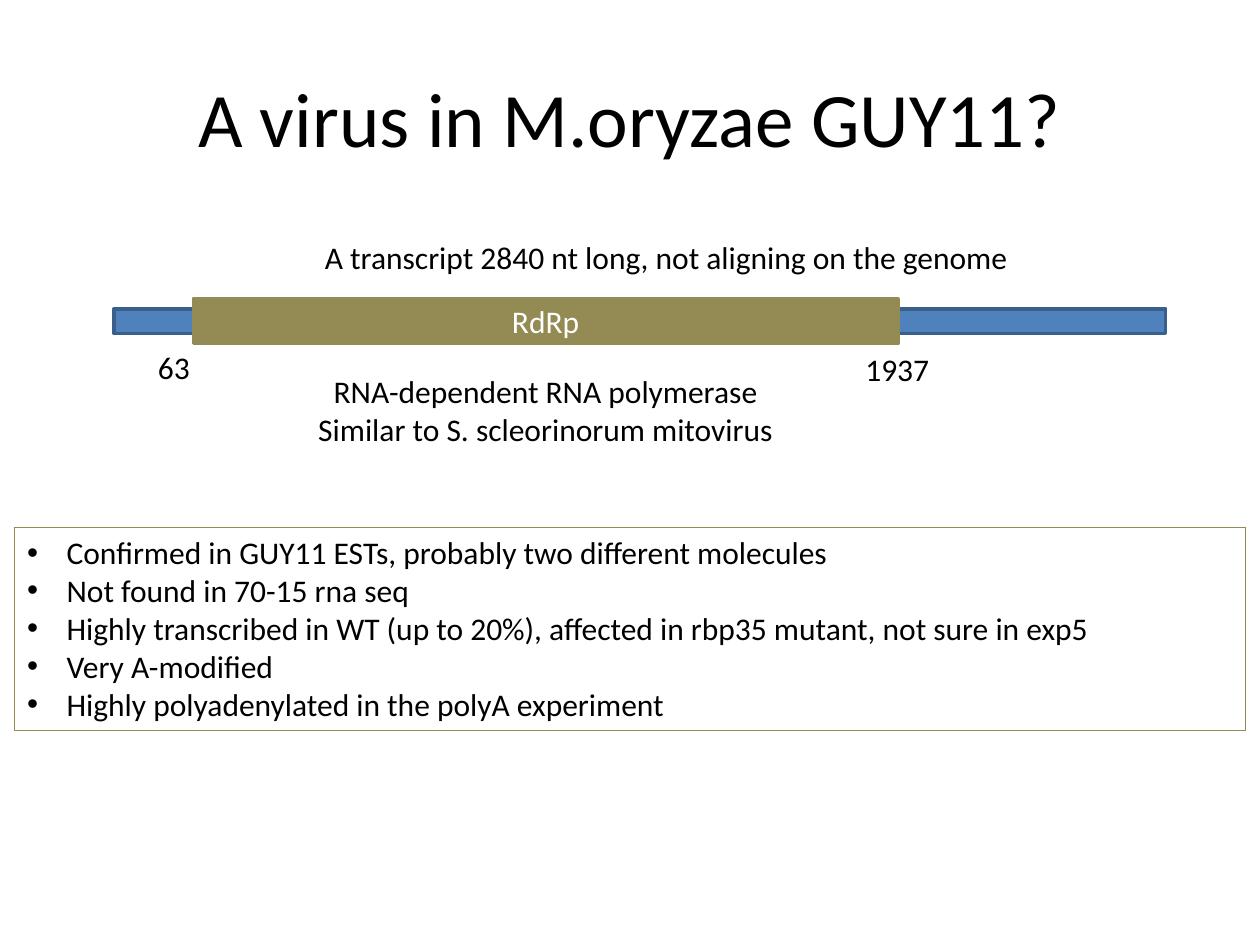
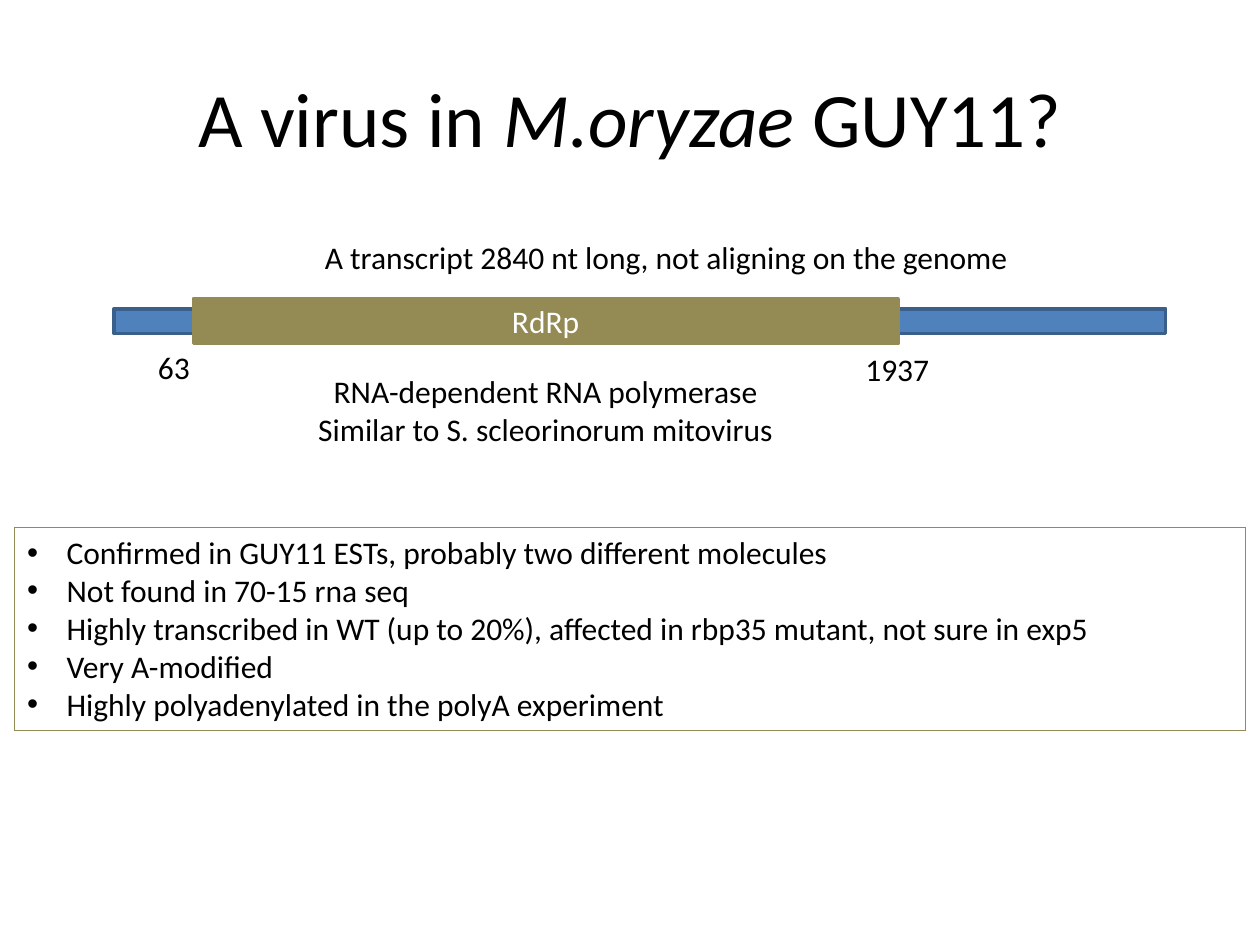
Before and after one commit to wilkinsonlab/m-oryzae-polya, a slide deck: slide 49 of doc/small/small_presentation.pptx. Drawn at 1260x945 pixels with LibreOffice and Linux fonts; fonts in the diff are those of the drawing. Boxes give left, top, right and bottom in pixels: in the first picture for what was removed or moved away, otherwise in the second. Text is boxed around its words. In the diff, an @@ line names an element or a change of style, - is before the commit and + after.

```diff
--- a/doc/small/small_presentation.pptx
+++ b/doc/small/small_presentation.pptx
@@ title "A virus in M.oryzae GUY11?" at <box>198,94,1061,160</box>: italic on in "M.oryzae" @@
```
Also in this commit, not shown: 5 other slides changed, 3 slides added, 1 slide removed, 4 other files.
